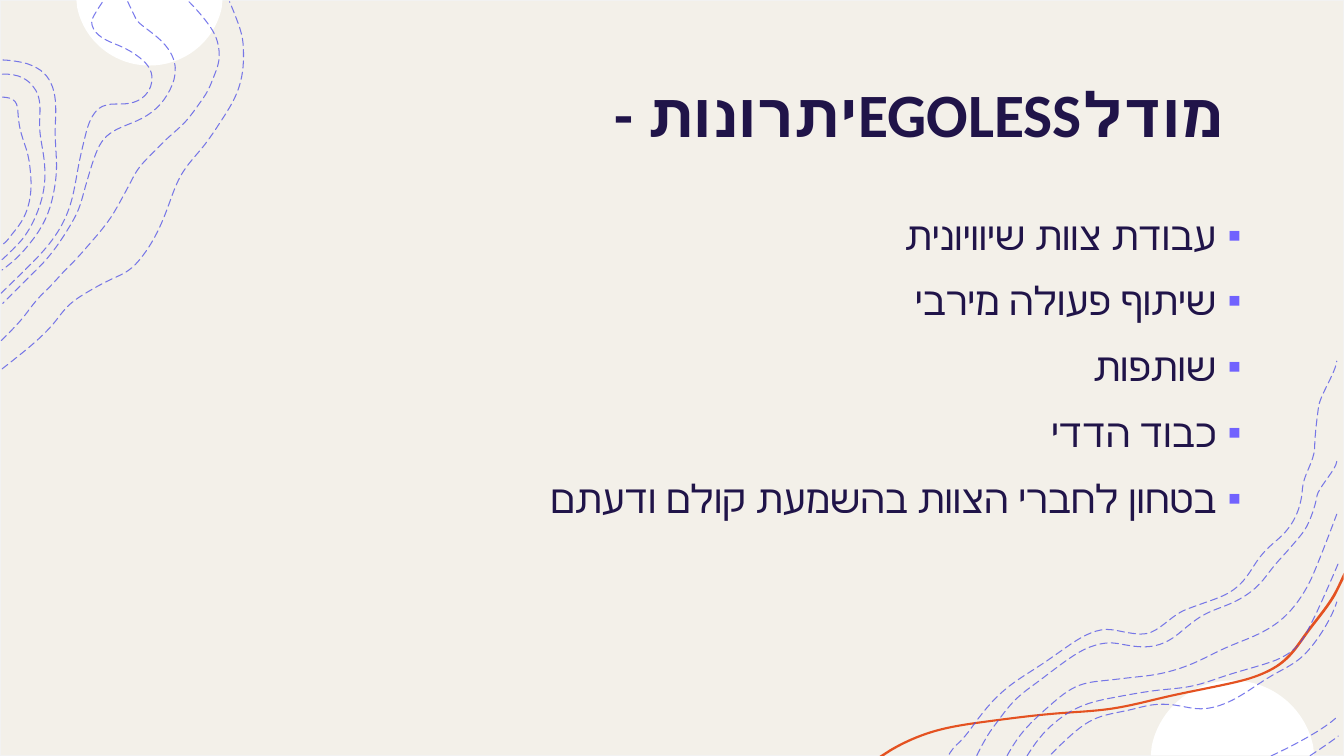
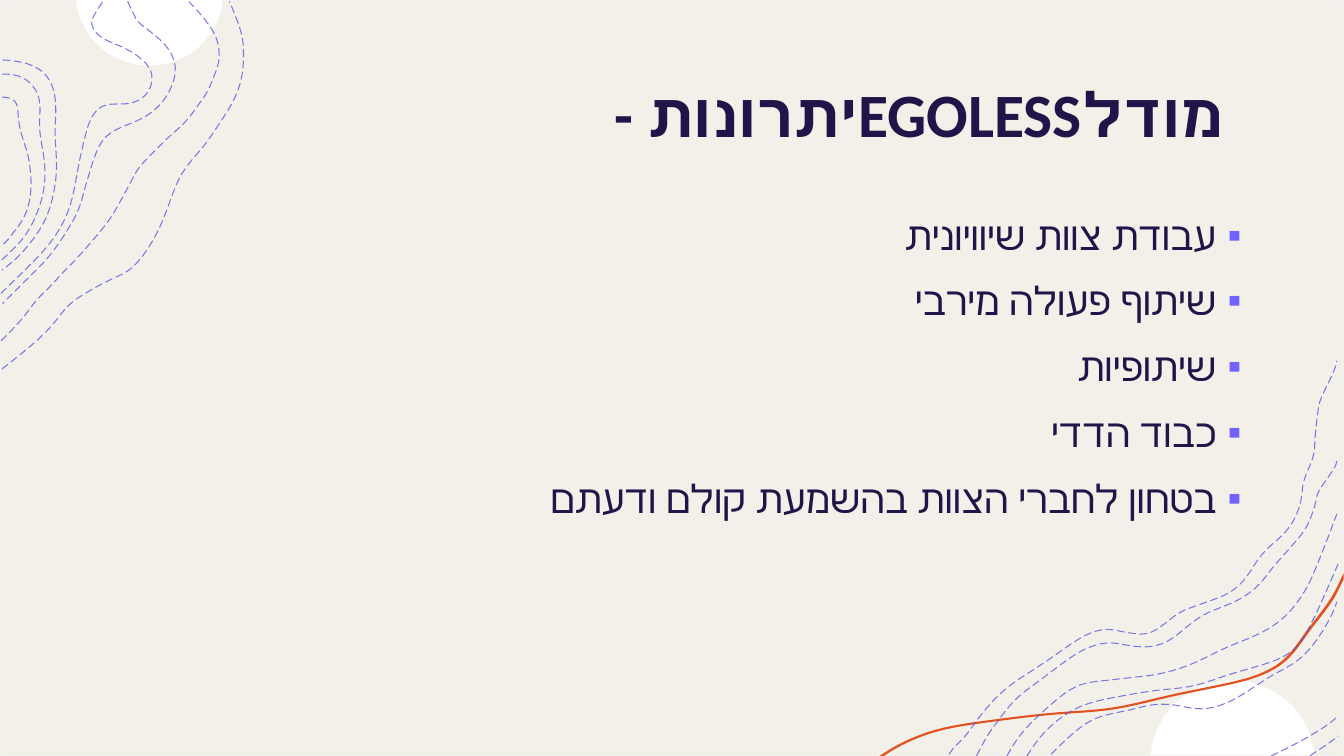
Before and after one commit to haimazu/G9-GoNature, a slide deck: slide 6 of Assignment3/מטלת סיום-מגי.pptx (slide 5 before the commit). Drawn at 1344x756 pixels with LibreOffice and Linux fonts; fonts in the diff are those of the drawing. Boxes give left, top, right and bottom in pixels: in the first picture for what was removed or moved away, otherwise in the second. Text is boxed around its words. In the diff, an @@ line names an element or a change of style, - is before the commit and + after.

```diff
--- a/Assignment3/מטלת סיום-מגי.pptx
+++ b/Assignment3/מטלת סיום-מגי.pptx
@@ text at <box>1078,357,1217,381</box>: text changed @@
-▪ שותפות
+▪ שיתופיות
```
Also in this commit, not shown: 5 other slides changed, 3 slides added, 1 slide removed, 1 other file.
